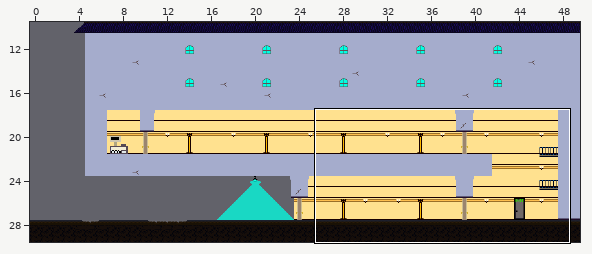
Tiled map (JSON), stored at assets/levels/level_tutorial_A.json. Above, an overview of the earlier version with the close-up marked.
Close-up. Before the commit:
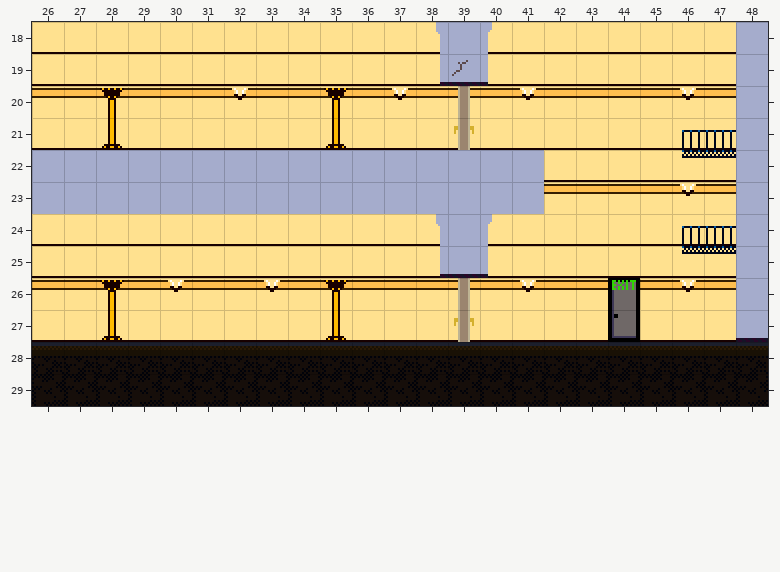
Cells are 16x16 px. Shown: x 26..48, y 18..29. The commit also changed other parts of the map, which this record leaves out.
After the commit:
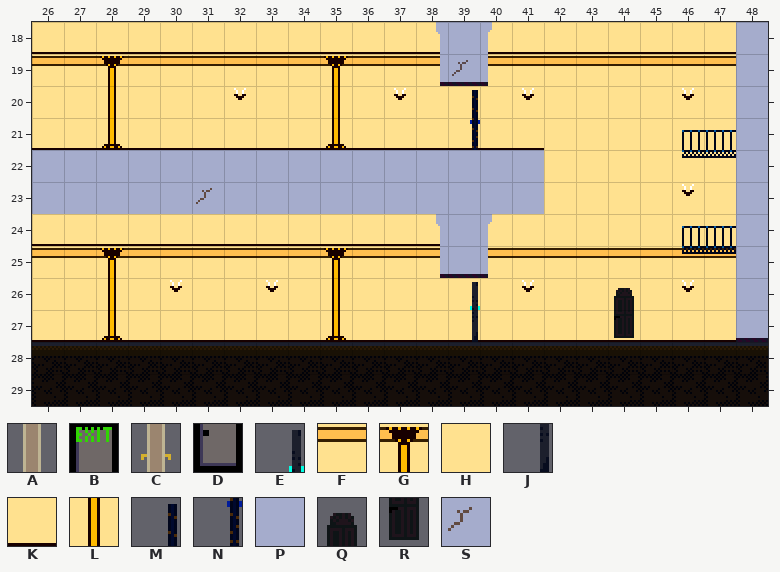
Key: from "PH_tiles": A 8, B 11, C 13, D 15; from "tiles_final": E 0, F 9, G 10, H 11, J 15, K 24, L 26, M 30, N 45, P 124, Q 126, R 141, S 145.
_ is an empty cell, . an unchanged one.
Objects are placed by their top-left corner, in cells (3,4 is the top-left corner of cell 3,4); size is 1x1 cell unless given.
Tiles of an added or newly shown layer are drawn over the layers below it.
From old to new:
--- layer "Background"
@@ x 26..47 @@
-19 KKKKKKKKKKKKK.KKKKKKKK
-20 FFGFFFFFFGFFFFFFFFFFFF
-21 ................KKKKKK
-22 ................KKKKKK
-23 ................FFFFFF
-24 ..............KKKKKKKK
-25 KKKKKKKKKKKKK.KKKKKKKK
-26 FFGFFFFFFGFFFFFFFFFFFF
+19 FFGFFFFFFGFFF.FFFFFFFF
+20 HHLHHHHHHLHHHHHHHHHHHH
+21 ................HHHHHH
+22 ................HHHHHH
+23 ................HHHHHH
+24 ..............HHHHHHHH
+25 FFGFFFFFFGFFF.FFFFFFFF
+26 HHLHHHHHHLHHHHHHHHHHHH
--- layer "Solid"
@@ x 39..39 @@
-20 A
-21 A
+20 _
+21 _
@@ x 31..31 @@
-23 P
+23 S
@@ x 39..39 @@
-26 A
-27 A
+26 _
+27 _
--- layer "ObjGuide" (added)
@@ x 39..39 @@
-20 _
-21 _
+20 M
+21 N
@@ x 39..44 @@
-26 _...._
-27 _...._
+26 E....Q
+27 J....R
--- layer "Objects" (now hidden)
-C "door" at 39,20 size 1x2
-B "exit" at 44,26
-C "door" at 39,26 size 1x2
-D "exitB" at 44,27
Pixel boxes of the changes (left, top, right, bottom) in both close-ups:
changed: (32, 56, 736, 342)
